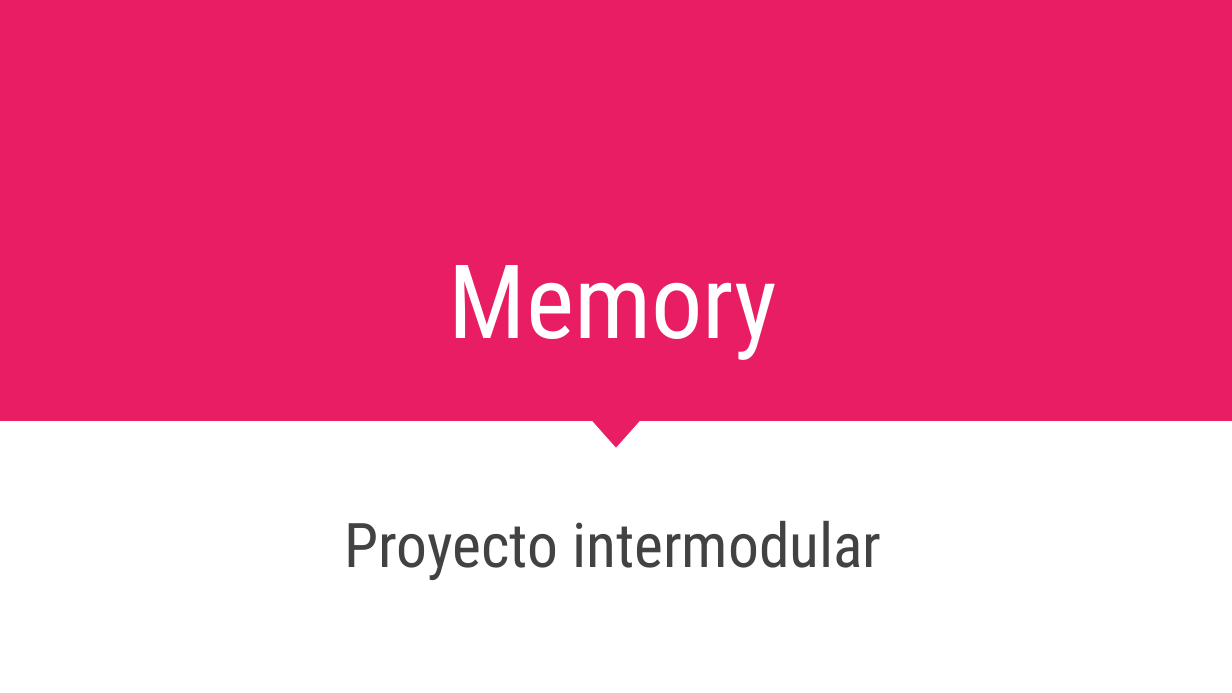
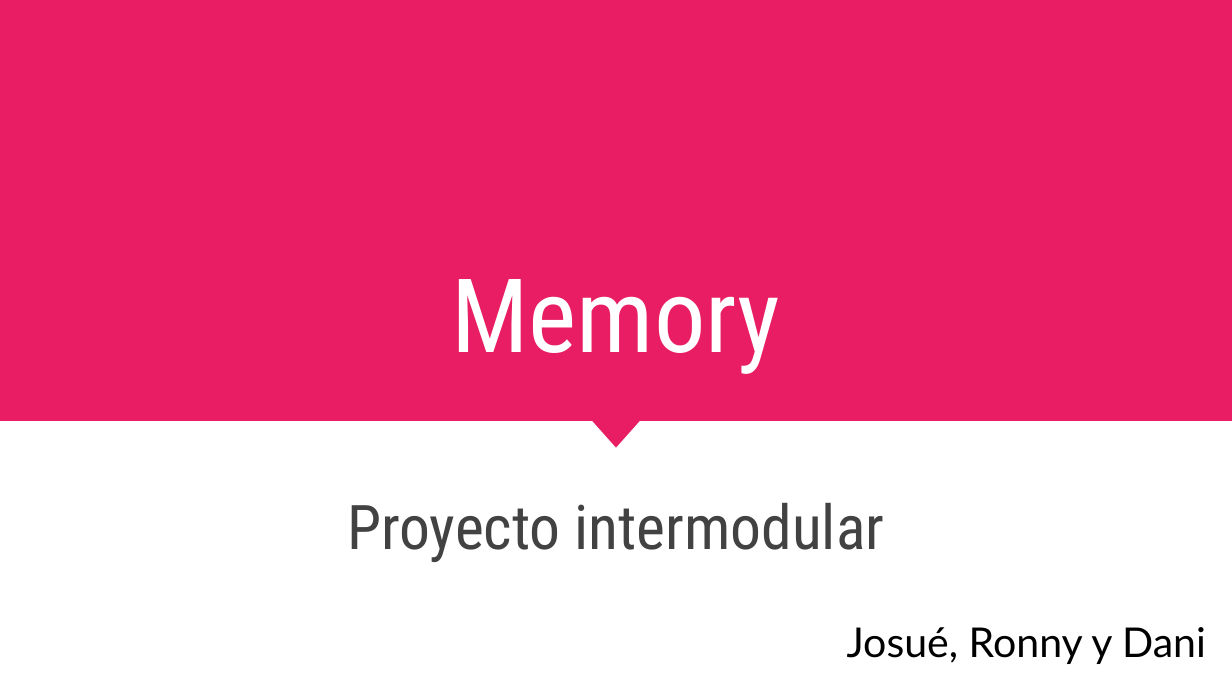
Before and after one commit to josuestaun/proyecto-intermodular, a slide deck: slide 1 of Memory.pptx. Drawn at 1232x693 pixels with LibreOffice and Linux fonts; fonts in the diff are those of the drawing. Boxes give left, top, right and bottom in pixels: in the first picture for what was removed or moved away, otherwise in the second. Text is boxed around its words. In the diff, an @@ line names an element or a change of style, - is before the commit and + after.

```diff
--- a/Memory.pptx
+++ b/Memory.pptx
@@ title "Memory" moved from (x1=449, y1=265, x2=778, y2=360) to (x1=451, y1=279, x2=780, y2=374) @@
@@ subtitle "Proyecto intermodular" moved from (x1=344, y1=521, x2=881, y2=580) to (x1=347, y1=503, x2=884, y2=562) @@
@@ text added at (x1=847, y1=627, x2=1206, y2=664), 24 pt, text #000000 @@
+Josué, Ronny y Dani
```
Also in this commit, not shown: 1 other slide changed, 2 slides added, 2 slides removed.
